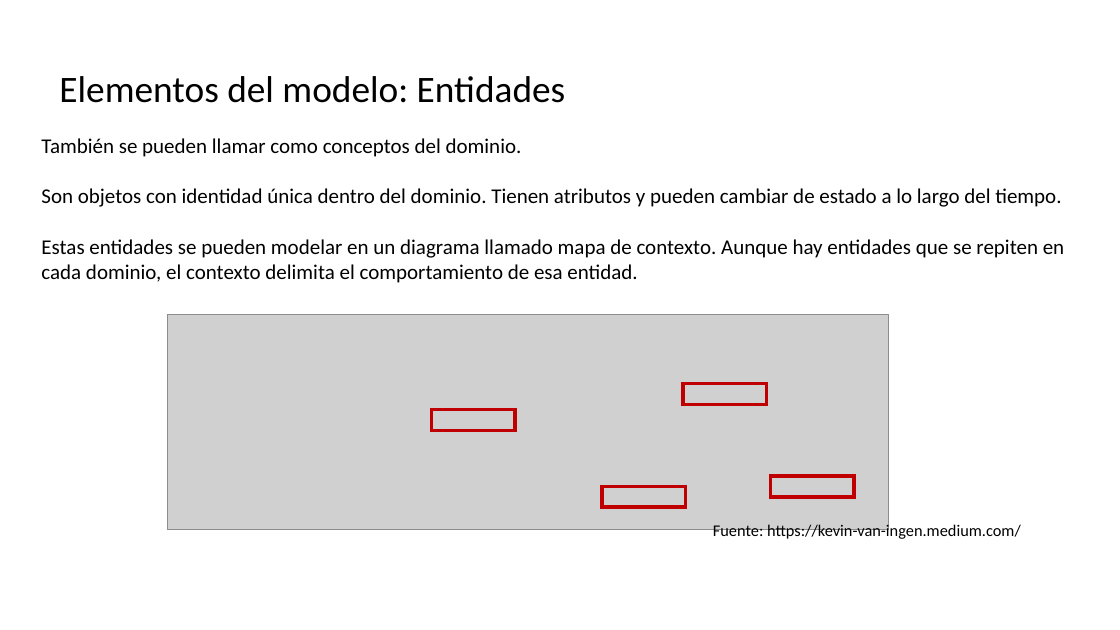
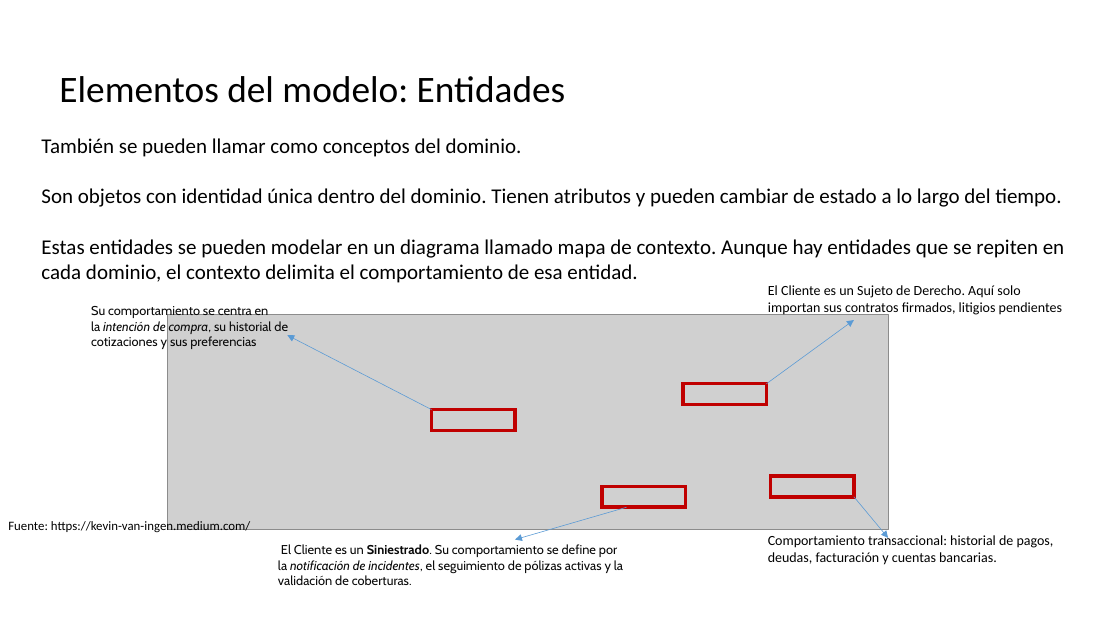
Before and after one commit to CesarLopez-Profe/Arquitectura-de-Software, a slide deck: slide 16 of Slides/9_DDD_Diseño.pptx. Drawn at 1120x630 pixels with LibreOffice and Linux fonts; fonts in the diff are those of the drawing; grey boxes stand for pictures; background and template pictures are left out. Boxes give left, top, right and bottom in pixels: in the first picture for what was removed or moved away, otherwise in the second. Text is boxed around its words. In the diff, an @@ line names an element or a change of style, - is before the commit and + after.

Commit message:
Microservicios & Domain Design DDD_2

```diff
--- a/Slides/9_DDD_Diseño.pptx
+++ b/Slides/9_DDD_Diseño.pptx
@@ text added at <box>768,285,1062,316</box>, 12 pt, text #000000 @@
+El Cliente es un Sujeto de Derecho. Aquí solo importan sus contratos firmados, litigios pendientes
@@ text added at <box>91,304,288,349</box>, 11 pt, text #0A0A0A @@
+Su comportamiento se centra en la intención de compra, su historial de cotizaciones y sus preferencias
@@ arrow added from (766, 384) to (854, 320), #5B9BD5 0.5 pt @@
@@ arrow added from (432, 410) to (287, 335), #5B9BD5 0.5 pt @@
@@ arrow added from (627, 507) to (515, 539), #5B9BD5 0.5 pt @@
@@ arrow added from (854, 497) to (888, 538), #5B9BD5 0.5 pt @@
@@ text "Fuente: https://kevin-van-ingen.medium.com/": place and size @@
-text "Fuente: https://kevin-van-ingen.medium.com/" at <box>713,523,1021,541</box>
+text "Fuente: https://kevin-van-ingen.medium.com/" at <box>8,520,251,532</box>
@@ text "Fuente: https://kevin-van-ingen.medium.com/" at <box>8,520,251,532</box>: size 14 to 11 pt @@
@@ text added at <box>768,533,1054,565</box>, 12 pt, text #000000 @@
+Comportamiento transaccional: historial de pagos, deudas, facturación y cuentas bancarias.
@@ text added at <box>278,544,623,585</box>, 11 pt, text #0A0A0A @@
+El Cliente es un Siniestrado. Su comportamiento se define por la notificación de incidentes, el seguimiento de pólizas activas y la validación de coberturas.
```
Also in this commit, not shown: 5 other slides changed, 5 slides added.
